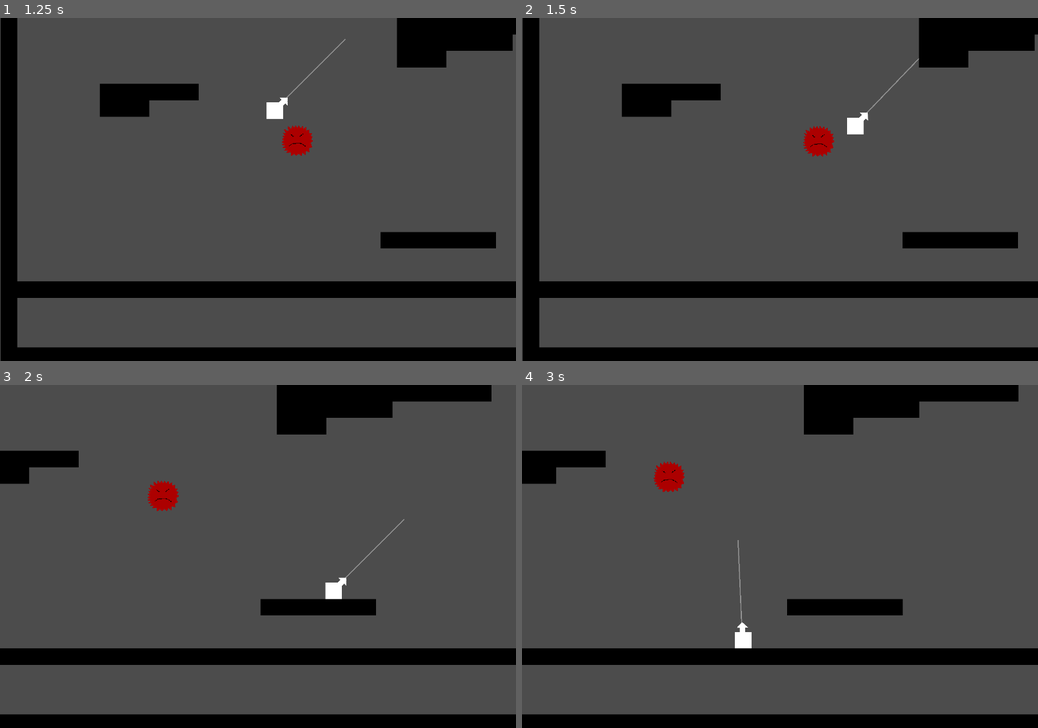
Above: before the commit, frames 1-4 (two rows, left to right).
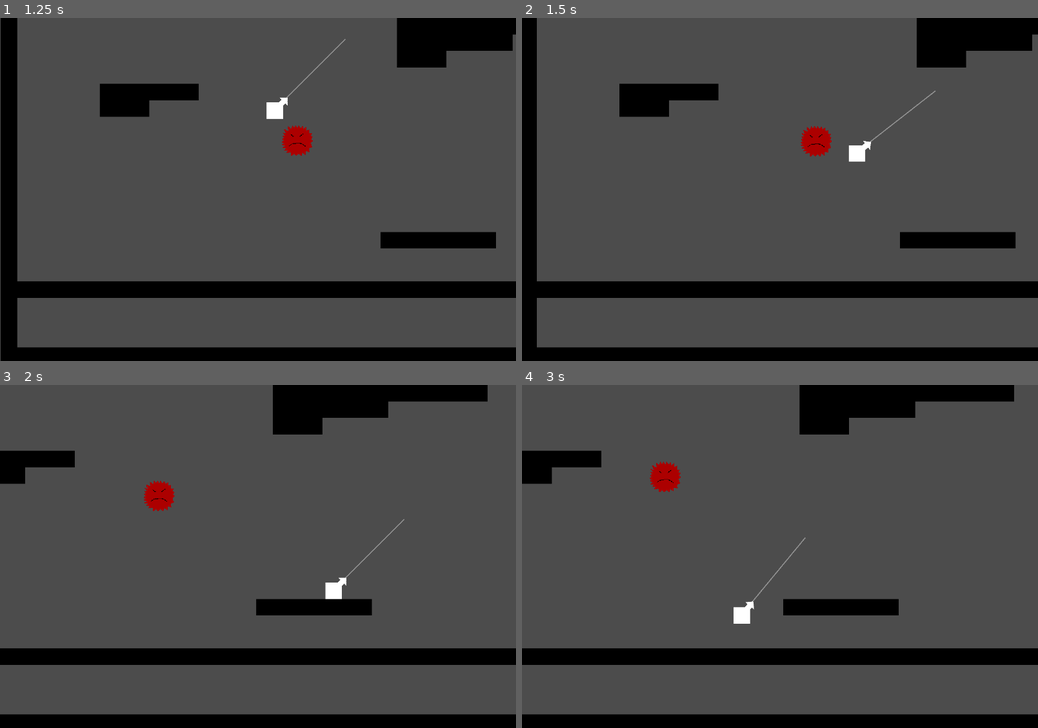
Above: after the commit, the same moments.

Repository: cjsweeten101/dws
Game: Godot game, scene res://Levels/TestingLevel.tscn
Two runs of this game, one before a commit and one after it. Both use one fixed random seed, a clock stepped at 60 frames per second and the inputs below.
Inputs:
- Up to frame 1 (1.25 s): tap Enter (action) at 0.5, 0.6 s; hold D (right) from 0.53 s (still down)
- Up to frame 2 (1.5 s): keep holding D (right); tap Enter (action) at 1.35 s
- Up to frame 3 (2 s): keep holding D (right)
- Up to frame 4 (3 s): release D (right) at 2.03 s; hold A (left) 2.03-2.78 s; tap Enter (action) at 2.1, 2.85 s; hold D (right) from 2.78 s (still down)

Frame 1 is identical in both runs. In frame 2, 1.5% of the frame differs, in the area x 0-100%, y 0-100%; in frame 3, 0.6%; in frame 4, 1.1%.

Commit message:
some collision mask re-arranging

Diff:
--- a/Enemies/SpikyFloaty.gd
+++ b/Enemies/SpikyFloaty.gd
@@ -9,6 +9,7 @@
 var last_direction = Vector2(0,0)
 var acceleration = 75
 var proximity_tile_pos
+var dir
 
 #Need this boy to roam around randomly.
 #Basic Implemantion with a timer?
@@ -24,12 +25,12 @@
 	randomize()
 
 func _physics_process(delta):
-	move()
+	move(delta)
 
-func move():
+func move(delta):
 	if $PauseTimer.is_stopped():
 		if $MoveTimer.is_stopped():
-			var dir = new_dir()
+			dir = new_dir()
 			if dir.x > 0:
 				current_speed.x = min(current_speed.x + acceleration, max_speed)
 			elif dir.x < 0:
@@ -44,14 +45,18 @@
 		current_speed.x = lerp(current_speed.x, 0, .1)
 		current_speed.y = lerp(current_speed.y, 0, .1)
 
-	proximity_check()
+	proximity_check(delta)
 	move_and_slide(current_speed)
 
-func proximity_check():
+func proximity_check(delta):
+	#TODO Fix this shit obvi
 	if proximity_tile_pos != null:
-		$MoveTimer.stop()
-		$PauseTimer.start()
-		proximity_tile_pos = null
+		var tile_direction = (proximity_tile_pos - global_position).normalized()
+		dir.x = rand_range(-tile_direction.x, -tile_direction.x + 1)
+		dir.y = rand_range(-tile_direction.x, -tile_direction.x + 1)
+
+	if (global_position.y + current_speed.y*delta) < 0:
+		pass
 
 func new_dir():
 	var rand_dir = Vector2()
@@ -60,6 +65,7 @@
 		rand_dir.y = rand_range(-1,1)
 	else:
 		#TODO weight with current direction
+		var normalized_speed = current_speed.normalized()
 		rand_dir.x = rand_range(-1,1)
 		rand_dir.y = rand_range(-1,1)
 
@@ -81,3 +87,8 @@
 func _on_Area2D_body_entered(body):
 	if body.is_in_group("tiles"):
 		proximity_tile_pos = body.global_position
+
+
+func _on_Area2D_body_exited(body):
+	if body.is_in_group("tiles"):
+		proximity_tile_pos = null
--- a/Enemies/SpikyFloaty.tscn
+++ b/Enemies/SpikyFloaty.tscn
@@ -13,13 +13,14 @@
 custom_solver_bias = 0.0
 radius = 93.6483
 
-[node name="SpikyFloaty" type="KinematicBody2D" index="0"]
+[node name="SpikyFloaty" type="KinematicBody2D"]
 
 input_pickable = false
-collision_layer = 1
+collision_layer = 4
 collision_mask = 1
 collision/safe_margin = 0.08
 script = ExtResource( 1 )
+_sections_unfolded = [ "Collision" ]
 
 [node name="Sprite" type="Sprite" parent="." index="0"]
 
@@ -54,6 +55,7 @@
 angular_damp = 1.0
 audio_bus_override = false
 audio_bus_name = "Master"
+_sections_unfolded = [ "Collision" ]
 
 [node name="CollisionShape2D" type="CollisionShape2D" parent="Area2D" index="0"]
 
@@ -64,3 +66,5 @@
 [connection signal="timeout" from="PauseTimer" to="." method="_on_PauseTimer_timeout"]
 
 [connection signal="body_entered" from="Area2D" to="." method="_on_Area2D_body_entered"]
+
+[connection signal="body_exited" from="Area2D" to="." method="_on_Area2D_body_exited"]
--- a/Levels/TestingLevel.tscn
+++ b/Levels/TestingLevel.tscn
@@ -27,12 +27,12 @@
 collision_use_kinematic = false
 collision_friction = 1.0
 collision_bounce = 0.0
-collision_layer = 1
+collision_layer = 1031
 collision_mask = 1
 occluder_light_mask = 1
 format = 1
 tile_data = PoolIntArray( 65535, 0, 0, 23, 0, 0, 24, 0, 0, 25, 0, 0, 26, 0, 0, 27, 0, 0, 28, 0, 0, 29, 0, 0, 30, 0, 0,  …(4459 unchanged characters)…
-_sections_unfolded = [ "Transform" ]
+_sections_unfolded = [ "Collision", "Transform" ]
 __meta__ = {
 "_edit_lock_": true
 }
--- a/Player/Player.tscn
+++ b/Player/Player.tscn
@@ -14,11 +14,11 @@
 [node name="Player" type="KinematicBody2D" index="0"]
 
 input_pickable = false
-collision_layer = 1
+collision_layer = 1024
 collision_mask = 1
 collision/safe_margin = 0.08
 script = ExtResource( 1 )
-_sections_unfolded = [ "Transform" ]
+_sections_unfolded = [ "Collision", "Transform" ]
 
 [node name="PlayerSprite" type="Sprite" parent="." index="0"]
 
@@ -37,7 +37,7 @@
 enabled = true
 exclude_parent = true
 cast_to = Vector2( 0, 1000 )
-collision_mask = 1
+collision_mask = 6
 _sections_unfolded = [ "Transform" ]
 
 [node name="AimingSprite" type="Sprite" parent="GrappleCast" index="0"]
